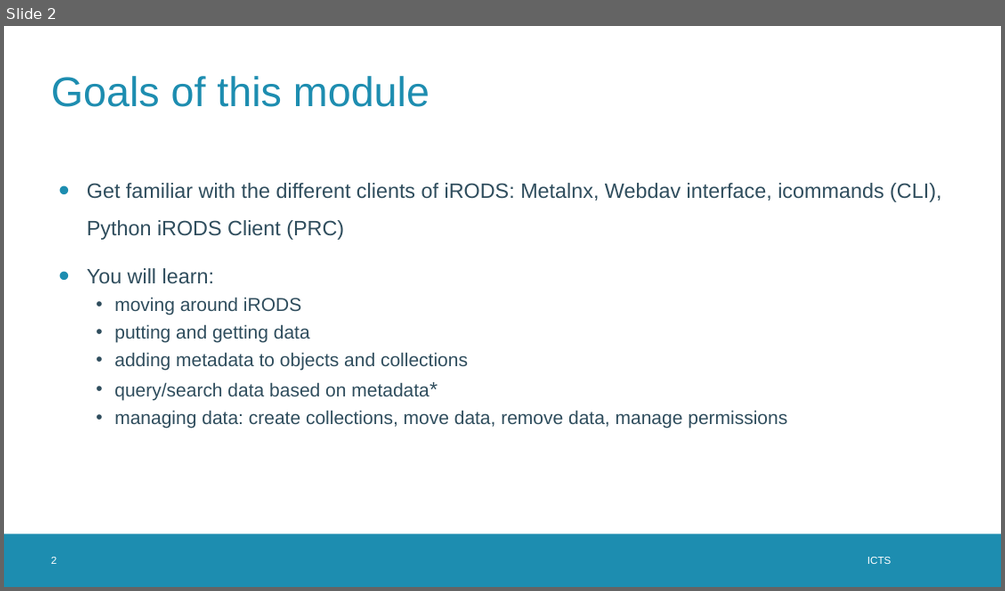
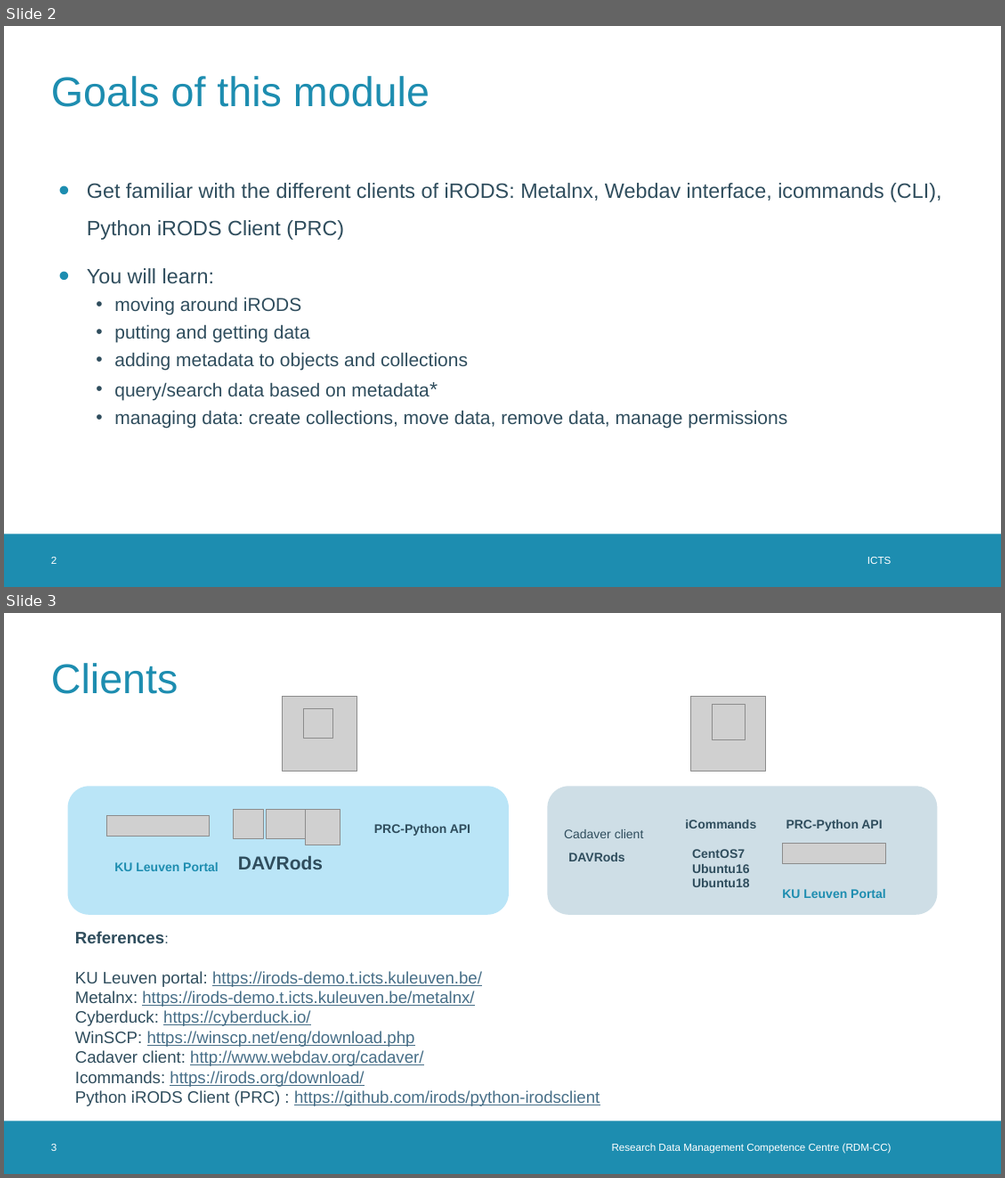
Before and after one commit to hpcleuven/iRODS-local-admin-training, a slide deck: 04_Working-with-iRODS.pptx. Shown one above the other, each under a label of ours: slide 2 before the commit, slides 2 and 3 after it. The pictures are 1005x591 and 1005x1178 pixels, drawn with LibreOffice and Linux fonts; fonts in the diff are those of the drawing; grey boxes stand for pictures; background and template pictures are left out. Boxes give left, top, right and bottom in pixels: in the first picture for what was removed or moved away, otherwise in the second. Text is boxed around its words. In the diff, an @@ line names an element or a change of style, - is before the commit and + after.

Commit message:
Add PDF version of slides, correct some typos and errors on the links to the demo version

```diff
--- a/04_Working-with-iRODS.pptx
+++ b/04_Working-with-iRODS.pptx
@@ slide 3 added at bbox=[4, 613, 1001, 1174], background #FFFFFF; not listed: 1 template element that a slide beside it also shows @@
@@ title added at bbox=[51, 663, 178, 694], 40 pt, text #1D8DB0 @@
+Clients
@@ picture added at bbox=[283, 696, 357, 771] @@
@@ picture added at bbox=[304, 709, 333, 738] @@
@@ picture added at bbox=[691, 696, 766, 771] @@
@@ picture added at bbox=[712, 705, 744, 740] @@
@@ rounded rectangle added at bbox=[67, 786, 509, 915], fill #BAE5F7 @@
@@ rounded rectangle added at bbox=[548, 786, 938, 915], fill #CEDEE6 @@
@@ picture added at bbox=[106, 816, 210, 836] @@
@@ picture added at bbox=[234, 809, 264, 839] @@
@@ picture added at bbox=[267, 809, 308, 839] @@
@@ picture added at bbox=[306, 810, 340, 844] @@
@@ text added at bbox=[374, 824, 470, 835], 12 pt, text #2F4D5D, bold @@
+PRC-Python API
@@ text added at bbox=[685, 819, 756, 828], 12 pt, text #2F4D5D, bold @@
+iCommands
@@ text added at bbox=[786, 819, 882, 831], 12 pt, text #2F4D5D, bold @@
+PRC-Python API
@@ text added at bbox=[564, 829, 644, 838], 12 pt, text #2F4D5D @@
+Cadaver client
@@ text added at bbox=[568, 852, 624, 861], 12 pt, text #2F4D5D, bold @@
+DAVRods
@@ text added at bbox=[692, 849, 749, 887], 12 pt, text #2F4D5D, bold @@
+CentOS7
+Ubuntu16
+Ubuntu18
@@ picture added at bbox=[783, 843, 886, 863] @@
@@ text added at bbox=[114, 862, 218, 871], 12 pt, text #1D8DB0, bold @@
+KU Leuven Portal
@@ text added at bbox=[238, 856, 323, 869], 18 pt, text #2F4D5D, bold @@
+DAVRods
@@ text added at bbox=[782, 889, 886, 898], 12 pt, text #1D8DB0, bold @@
+KU Leuven Portal
@@ text added at bbox=[75, 931, 599, 1106], 16 pt, text #466E87, underline @@
+References:
+KU Leuven portal: https://irods-demo.t.icts.kuleuven.be/
+Metalnx: https://irods-demo.t.icts.kuleuven.be/metalnx/
+Cyberduck: https://cyberduck.io/
+WinSCP: https://winscp.net/eng/download.php
+Cadaver client: http://www.webdav.org/cadaver/
+Icommands: https://irods.org/download/
+Python iRODS Client (PRC) : https://github.com/irods/python-irodsclient
@@ page number added at bbox=[51, 1143, 57, 1151], 10 pt, text #FFFFFF @@
+3
@@ text added at bbox=[612, 1143, 891, 1153], 10 pt, text #FFFFFF @@
+Research Data Management Competence Centre (RDM-CC)
```
Also in this commit, not shown: 2 slides changed, 2 slides removed, 8 other files.
